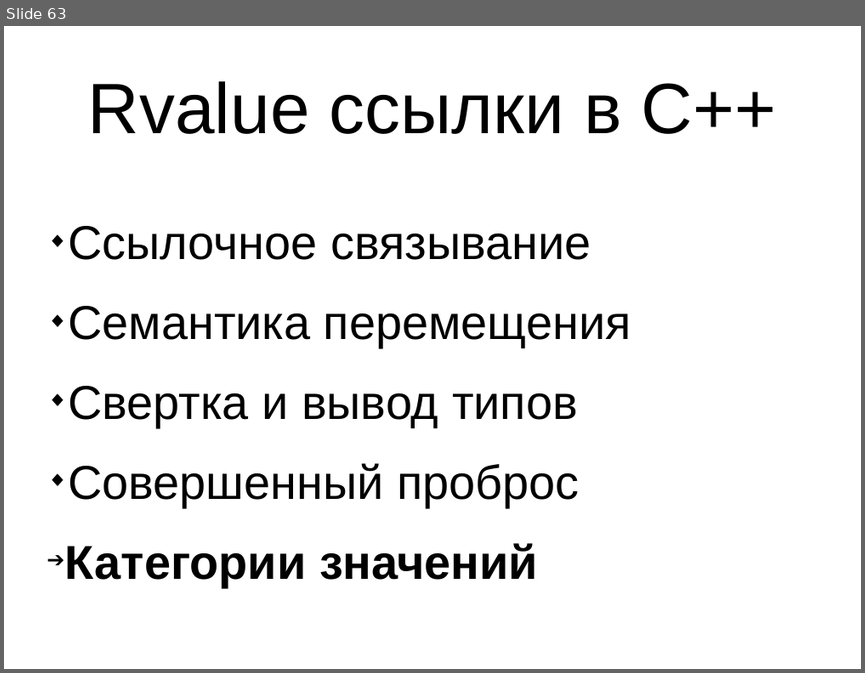
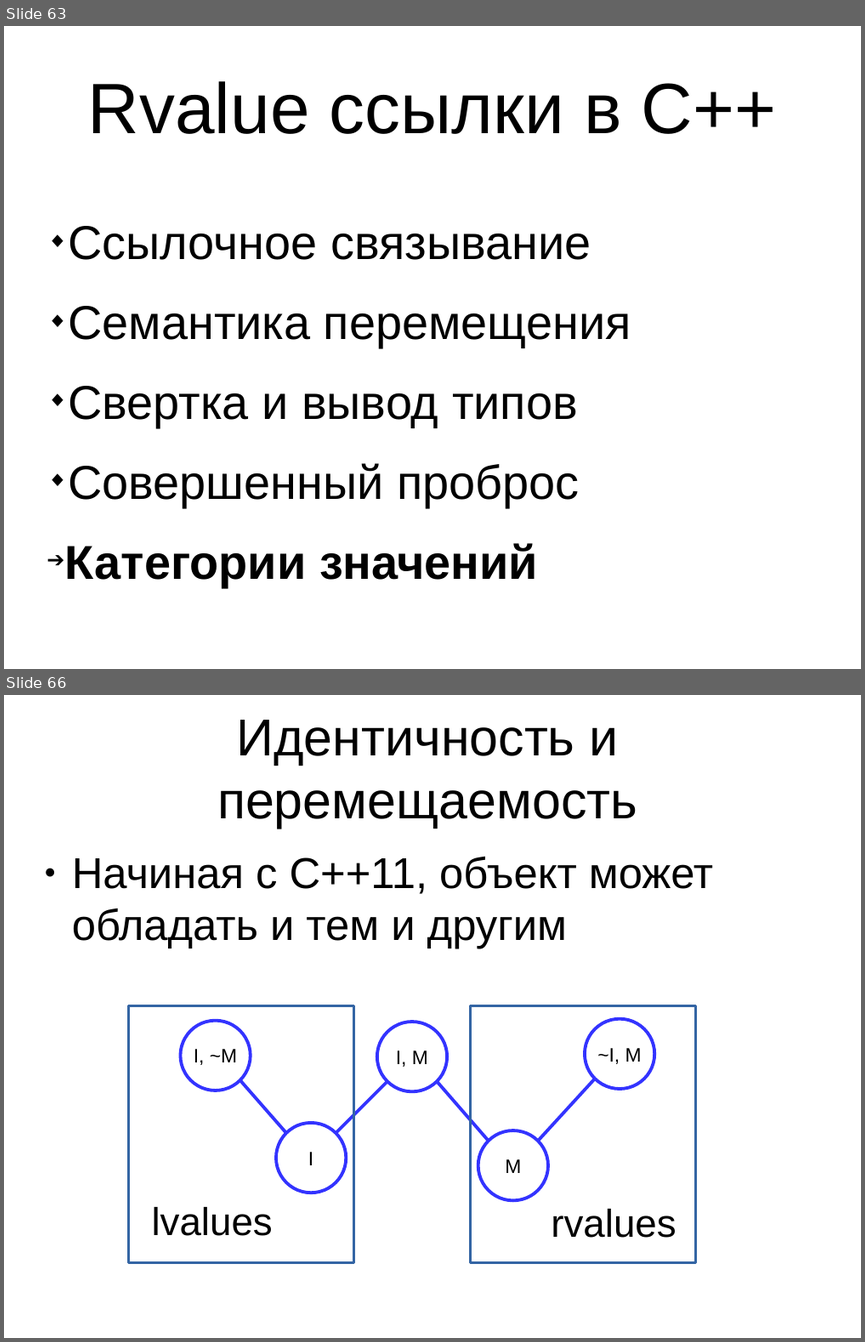
Before and after one commit to MIPT-ILab/cpp-lects-rus, a slide deck: slides/lec1-9-rvalues.odp. Shown one above the other, each under a label of ours: slide 63 before the commit, slides 63 and 66 after it; the slides between them are not shown. The pictures are 865x673 and 865x1342 pixels, drawn with LibreOffice and Linux fonts; fonts in the diff are those of the drawing. Boxes give left, top, right and bottom in pixels: in the first picture for what was removed or moved away, otherwise in the second. Text is boxed around its words. In the diff, an @@ line names an element or a change of style, - is before the commit and + after.

```diff
--- a/slides/lec1-9-rvalues.odp
+++ b/slides/lec1-9-rvalues.odp
@@ slide 66 added at (x1=4, y1=695, x2=861, y2=1338), background #FFFFFF @@
@@ title added at (x1=217, y1=720, x2=637, y2=828), 48 pt, text #000000 @@
+Идентичность и перемещаемость
@@ text added at (x1=72, y1=856, x2=713, y2=949), 40 pt, text #000000 @@
+● Начиная с C++11, объект может обладать и тем и другим
@@ rectangle added at (x1=128, y1=1006, x2=354, y2=1263), outline #3465A4 2.3 pt @@
@@ ellipse added at (x1=181, y1=1021, x2=250, y2=1091), fill #FFFFFF, outline #3333FF 3 pt, 18 pt, text #000000 @@
+I, ~M
@@ ellipse added at (x1=377, y1=1021, x2=447, y2=1091), fill #FFFFFF, outline #3333FF 3 pt, 18 pt, text #000000 @@
+I, M
@@ rectangle added at (x1=471, y1=1006, x2=696, y2=1263), outline #3465A4 2.3 pt @@
@@ ellipse added at (x1=585, y1=1019, x2=655, y2=1089), fill #FFFFFF, outline #3333FF 3 pt, 18 pt, text #000000 @@
+~I, M
@@ line added from (286, 1133) to (240, 1080), #3333FF 3 pt @@
@@ line added from (336, 1133) to (387, 1082), #3333FF 3 pt @@
@@ line added from (488, 1140) to (437, 1082), #3333FF 3 pt @@
@@ line added from (538, 1140) to (595, 1078), #3333FF 3 pt @@
@@ ellipse added at (x1=276, y1=1123, x2=346, y2=1192), fill #FFFFFF, outline #3333FF 3 pt, 18 pt, text #000000 @@
+I
@@ ellipse added at (x1=478, y1=1130, x2=548, y2=1201), fill #FFFFFF, outline #3333FF 3 pt, 18 pt, text #000000 @@
+M
@@ text added at (x1=152, y1=1207, x2=273, y2=1236), 36 pt, text #000000 @@
+lvalues
@@ text added at (x1=551, y1=1208, x2=676, y2=1237), 36 pt, text #000000 @@
+rvalues
```
Also in this commit, not shown: 1 slide changed, 11 other slides added.
